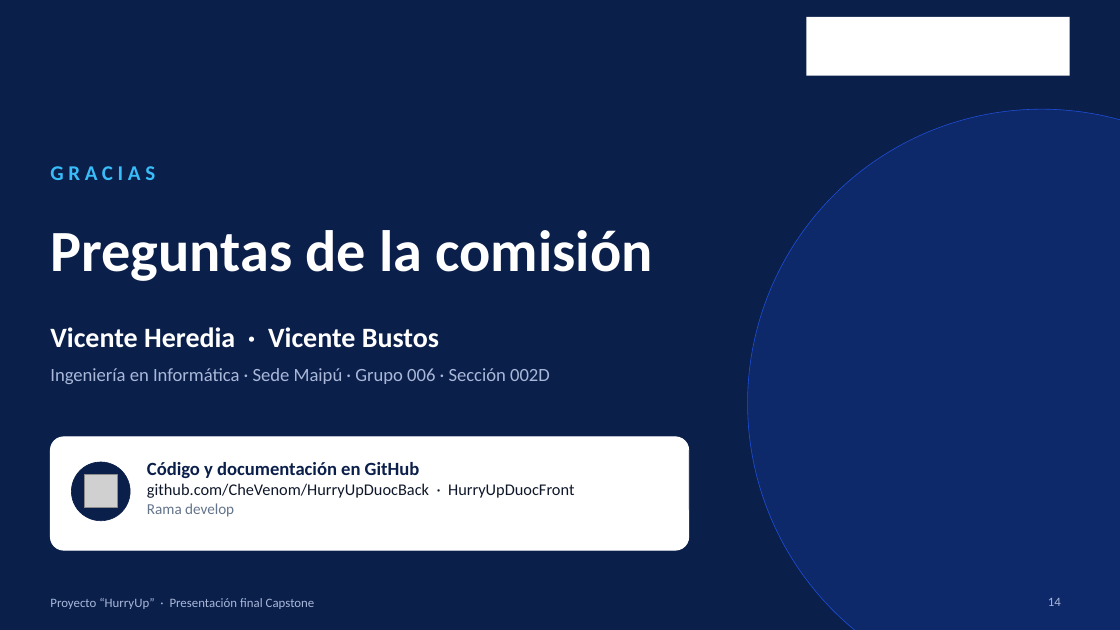
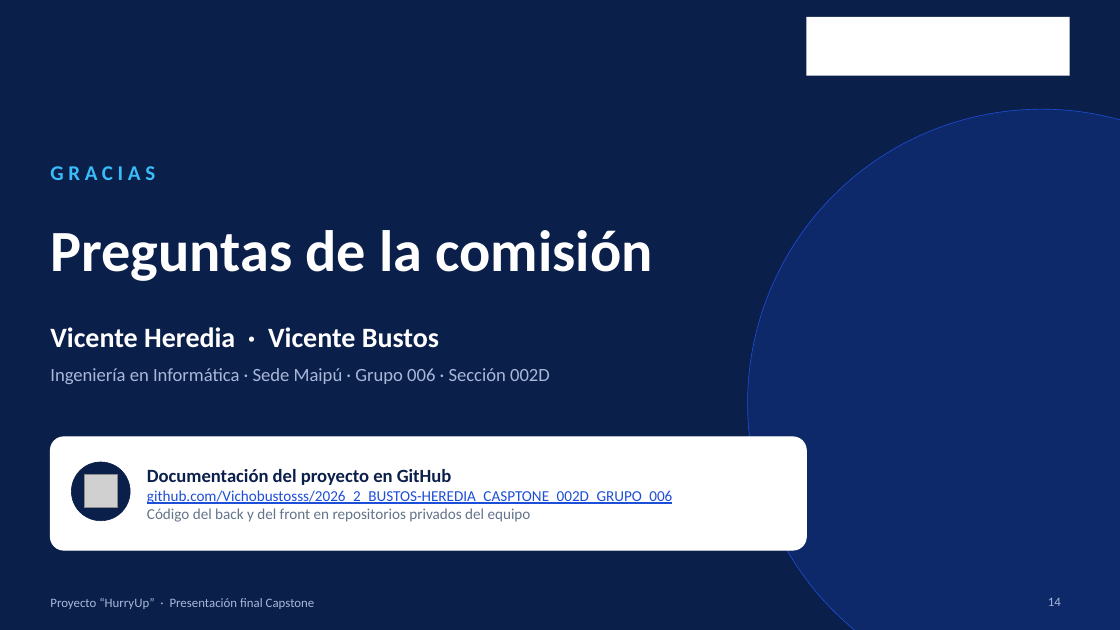
Before and after one commit to Vichobustosss/2026_2_BUSTOS-HEREDIA_CASPTONE_002D_GRUPO_006, a slide deck: slide 14 of Fase 3/Evidencias Grupales/Presentacion_Final_Capstone_HurryUp_GRUPO06.pptx. Drawn at 1120x630 pixels with LibreOffice and Linux fonts; fonts in the diff are those of the drawing; grey boxes stand for pictures; background and template pictures are left out. Boxes give left, top, right and bottom in pixels: in the first picture for what was removed or moved away, otherwise in the second. Text is boxed around its words. In the diff, an @@ line names an element or a change of style, - is before the commit and + after.

```diff
--- a/Fase 3/Evidencias Grupales/Presentacion_Final_Capstone_HurryUp_GRUPO06.pptx
+++ b/Fase 3/Evidencias Grupales/Presentacion_Final_Capstone_HurryUp_GRUPO06.pptx
@@ rounded rectangle resized from (x1=50, y1=437, x2=689, y2=550) to (x1=50, y1=437, x2=807, y2=550) @@
@@ text at (x1=147, y1=469, x2=672, y2=522): text changed; size 14 to 13 pt; text colour #0F172A to #1D4ED8 @@
-Código y documentación en GitHub
-github.com/CheVenom/HurryUpDuocBack · HurryUpDuocFront
-Rama develop
+Documentación del proyecto en GitHub
+github.com/Vichobustosss/2026_2_BUSTOS-HEREDIA_CASPTONE_002D_GRUPO_006
+Código del back y del front en repositorios privados del equipo
```
Also in this commit, not shown: 4 other slides changed, 1 other file.
